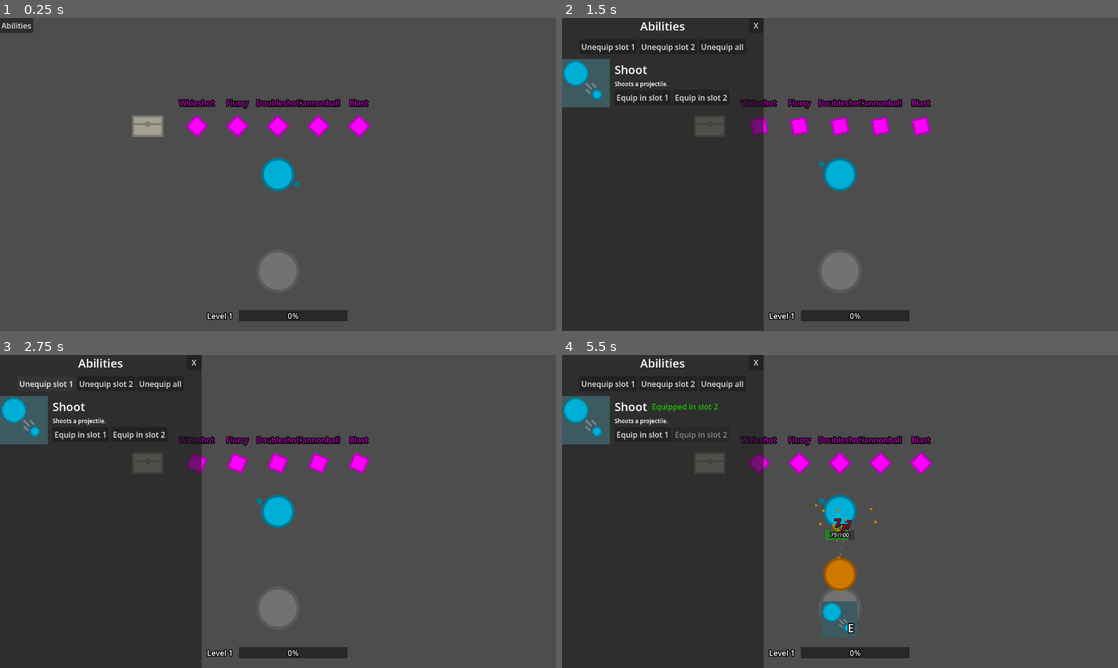
Above: before the commit, frames 1-4 (two rows, left to right).
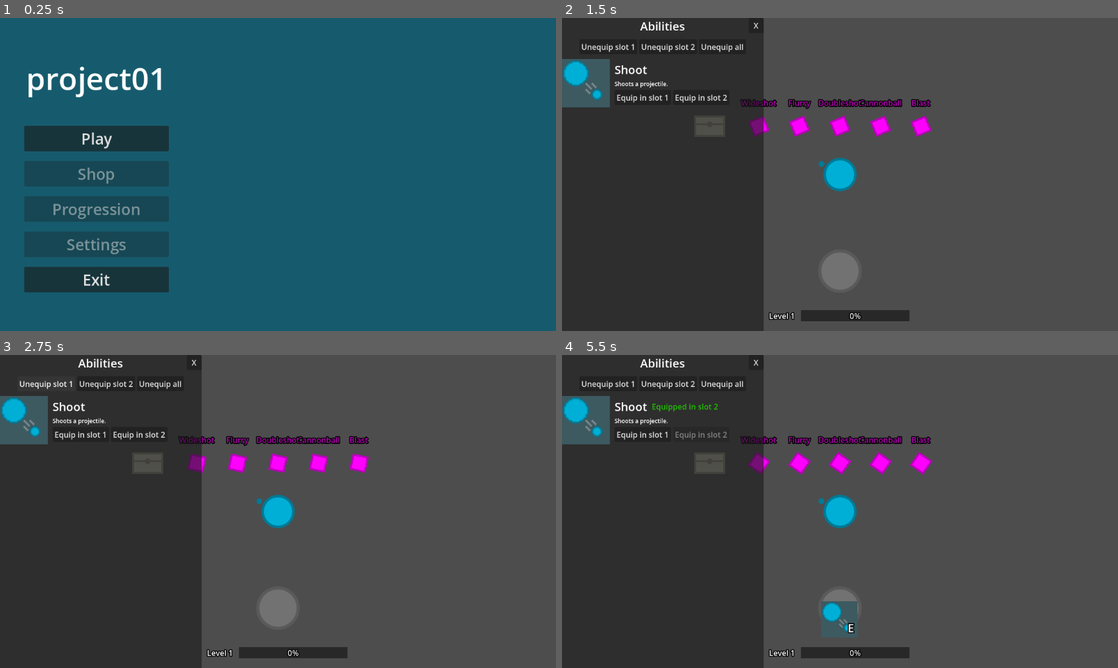
Above: after the commit, the same moments.

Repository: fmachek/geoslayer
Game: Godot game, scene res://scenes/user_interface/main_menu/main_menu.tscn
Two runs of this game, one before a commit and one after it. Both use one fixed random seed, a clock stepped at 60 frames per second and the inputs below. Before the commit the project starts from res://scenes/main.tscn.
Inputs (mouse positions are in pixels of both pictures, inside the frame that each line leads up to):
- Up to frame 1 (0.25 s): no input
- Up to frame 2 (1.5 s): click (656, 140) at 0.5 s, where only the run after the commit has a clickable "Play"; click "Abilities" at 1.25 s
- Up to frame 3 (2.75 s): click "Unequip slot 1" at 2 s
- Up to frame 4 (5.5 s): click "Unequip slot 2" at 2.75 s; click "Unequip all" at 3.5 s; click "Equip in slot 1" at 4.25 s; click "Equip in slot 2" at 5 s

The runs differ from the first frame. In frame 1, 100% of the frame differs, in the area x 0-100%, y 0-100%; in frame 2, 0.2%; in frame 3, 0.2%; in frame 4, 1.0%.

Commit message:
feat: add main menu and game start/exit
Introduce a MainMenu scene with Play and Exit buttons and corresponding button scripts that call GameManager.start_game and GameManager.exit_game. Add a new GameManager autoload that handles starting/exiting the game and emits a loaded_main signal when the Main scene is ready. Update project.godot to set the new main scene and register the GameManager autoload. Change scripts/main.gd class_name to Main and modify WorldManager to wait for GameManager.loaded_main and load the world into the provided Main node.

Diff:
--- a/project.godot
+++ b/project.godot
@@ -11,13 +11,14 @@
 [application]
 
 config/name="project01"
-run/main_scene="uid://bke57kxcnjnho"
+run/main_scene="uid://d1hbgw27crue0"
 config/features=PackedStringArray("4.6", "Forward Plus")
 
 [autoload]
 
 PlayerManager="*uid://cbmflsin26xyg"
 WorldManager="*uid://bsml1uo2h07sk"
+GameManager="*uid://d0c3pd5wo3gu2"
 
 [display]
 
--- /dev/null
+++ b/scenes/user_interface/main_menu/main_menu.tscn
@@ -0,0 +1,83 @@
+[gd_scene format=3 uid="uid://d1hbgw27crue0"]
+
+[ext_resource type="Script" uid="uid://313vd6xcooo1" path="res://scripts/user_interface/main_menu/buttons/play_button.gd" id="1_femvy"]
+[ext_resource type="Script" uid="uid://c2n8vhx288uk4" path="res://scripts/user_interface/main_menu/buttons/exit_button.gd" id="2_bv0at"]
+
+[node name="MainMenu" type="Control" unique_id=1060743549]
+layout_mode = 3
+anchors_preset = 15
+anchor_right = 1.0
+anchor_bottom = 1.0
+grow_horizontal = 2
+grow_vertical = 2
+
+[node name="ColorRect" type="ColorRect" parent="." unique_id=3122345]
+layout_mode = 1
+anchors_preset = 15
+anchor_right = 1.0
+anchor_bottom = 1.0
+grow_horizontal = 2
+grow_vertical = 2
+color = Color(0.08854237, 0.35650042, 0.42679256, 1)
+
+[node name="HBoxContainer" type="HBoxContainer" parent="." unique_id=15512468]
+layout_mode = 1
+anchors_preset = 15
+anchor_right = 1.0
+anchor_bottom = 1.0
+grow_horizontal = 2
+grow_vertical = 2
+
+[node name="LeftMarginContainer" type="MarginContainer" parent="HBoxContainer" unique_id=1397053112]
+custom_minimum_size = Vector2(400, 0)
+layout_mode = 2
+size_flags_vertical = 3
+theme_override_constants/margin_top = 80
+theme_override_constants/margin_bottom = 80
+
+[node name="VBoxContainer" type="VBoxContainer" parent="HBoxContainer/LeftMarginContainer" unique_id=553293725]
+layout_mode = 2
+theme_override_constants/separation = 50
+
+[node name="GameNameLabel" type="Label" parent="HBoxContainer/LeftMarginContainer/VBoxContainer" unique_id=1495207815]
+layout_mode = 2
+theme_override_font_sizes/font_size = 64
+text = "project01"
+horizontal_alignment = 1
+
+[node name="ButtonContainer" type="VBoxContainer" parent="HBoxContainer/LeftMarginContainer/VBoxContainer" unique_id=1748120606]
+custom_minimum_size = Vector2(300, 0)
+layout_mode = 2
+size_flags_horizontal = 4
+size_flags_vertical = 10
+theme_override_constants/separation = 20
+
+[node name="PlayButton" type="Button" parent="HBoxContainer/LeftMarginContainer/VBoxContainer/ButtonContainer" unique_id=526585102]
+layout_mode = 2
+theme_override_font_sizes/font_size = 32
+text = "Play"
+script = ExtResource("1_femvy")
+
+[node name="ShopButton" type="Button" parent="HBoxContainer/LeftMarginContainer/VBoxContainer/ButtonContainer" unique_id=356799502]
+layout_mode = 2
+theme_override_font_sizes/font_size = 32
+disabled = true
+text = "Shop"
+
+[node name="ProgressionButton" type="Button" parent="HBoxContainer/LeftMarginContainer/VBoxContainer/ButtonContainer" unique_id=1742011499]
+layout_mode = 2
+theme_override_font_sizes/font_size = 32
+disabled = true
+text = "Progression"
+
+[node name="SettingsButton" type="Button" parent="HBoxContainer/LeftMarginContainer/VBoxContainer/ButtonContainer" unique_id=360731962]
+layout_mode = 2
+theme_override_font_sizes/font_size = 32
+disabled = true
+text = "Settings"
+
+[node name="ExitButton" type="Button" parent="HBoxContainer/LeftMarginContainer/VBoxContainer/ButtonContainer" unique_id=1213047194]
+layout_mode = 2
+theme_override_font_sizes/font_size = 32
+text = "Exit"
+script = ExtResource("2_bv0at")
--- /dev/null
+++ b/scripts/autoloads/game_manager.gd
@@ -0,0 +1,18 @@
+extends Node
+
+var main_node: Main # Main 2D node which is going to contain the world etc
+signal loaded_main(main: Main) # Emitted when the Main node is fully ready
+
+# Switches to the Main scene, where the world will be loaded.
+func start_game() -> void:
+	main_node = load("res://scenes/main.tscn").instantiate()
+	main_node.ready.connect(_on_main_ready)
+	get_tree().change_scene_to_node(main_node)
+
+func exit_game() -> void:
+	get_tree().quit()
+
+# Emits the loaded_main signal when Main is ready so that
+# other nodes such as WorldManager can react to it.
+func _on_main_ready() -> void:
+	loaded_main.emit(main_node)
--- a/scripts/main.gd
+++ b/scripts/main.gd
@@ -1,4 +1,4 @@
-class_name main
+class_name Main
 extends Node2D
 
 # Called when the node enters the scene tree for the first time.
--- /dev/null
+++ b/scripts/user_interface/main_menu/buttons/exit_button.gd
@@ -0,0 +1,6 @@
+class_name ExitButton
+extends Button
+
+# Connect the pressed signal to the GameManager, which exits the game.
+func _ready() -> void:
+	pressed.connect(GameManager.exit_game)
--- /dev/null
+++ b/scripts/user_interface/main_menu/buttons/play_button.gd
@@ -0,0 +1,6 @@
+class_name PlayButton
+extends Button
+
+# Connect the pressed signal to the GameManager, which starts the game.
+func _ready() -> void:
+	pressed.connect(GameManager.start_game)
--- a/scripts/worlds/world_manager.gd
+++ b/scripts/worlds/world_manager.gd
@@ -1,15 +1,17 @@
 extends Node
 
-var current_world: World
+var current_world: World # Current world loaded
 var world_1_scene_path = "res://scenes/worlds/world_1.tscn"
+# Note: this world loading is temporary and will be replaced with a better system
 
-# Temporary logic for testing
 func _ready() -> void:
-	load_world()
+	GameManager.loaded_main.connect(_on_game_manager_loaded_main)
 
-func _process(delta: float) -> void:
-	pass
+# Loads the world and adds it as a child of the Main node.
+func load_world(main: Main):
+	current_world = load(world_1_scene_path).instantiate()
+	main.add_child(current_world)
 
-func load_world():
-	current_world = load(world_1_scene_path).instantiate()
-	$"/root/Main".add_child(current_world)
+# Loads a world in the Main node when the Main node is ready.
+func _on_game_manager_loaded_main(main: Main) -> void:
+	load_world(main)
Not shown, added: scripts/autoloads/game_manager.gd.uid
Not shown, added: scripts/user_interface/main_menu/buttons/exit_button.gd.uid
Not shown, added: scripts/user_interface/main_menu/buttons/play_button.gd.uid
